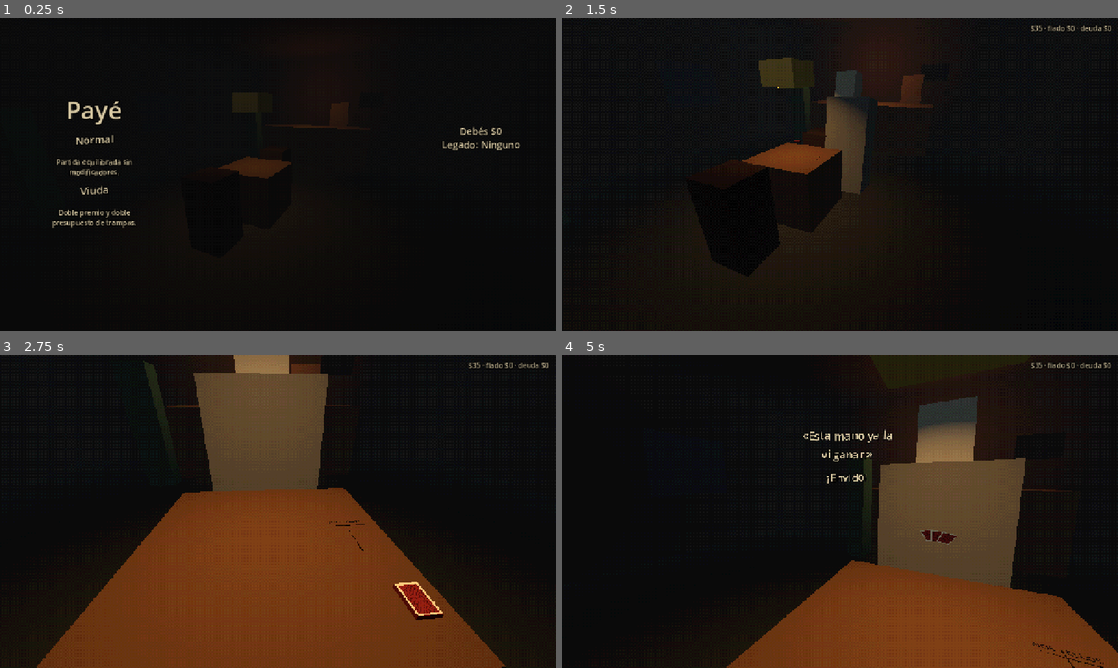
Above: before the commit, frames 1-4 (two rows, left to right).
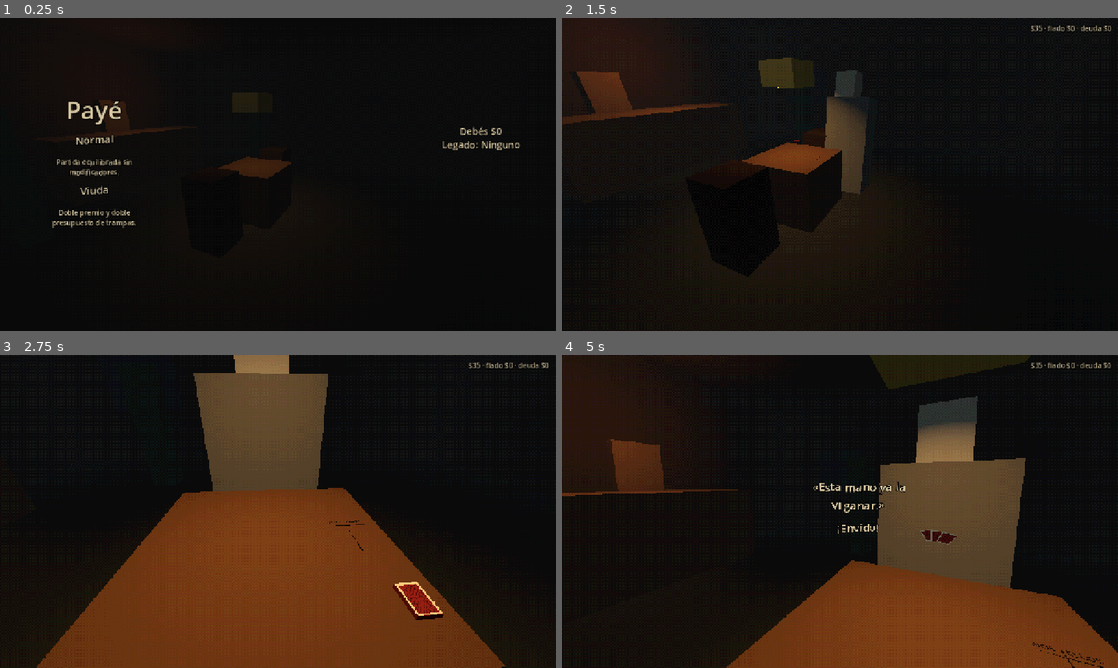
Above: after the commit, the same moments.

Repository: JoakoZarza/paye
Game: Godot game, scene res://ui/main.tscn
Two runs of this game, one before a commit and one after it. Both use one fixed random seed, a clock stepped at 60 frames per second and the inputs below.
Inputs (mouse positions are in pixels of both pictures, inside the frame that each line leads up to):
- Up to frame 1 (0.25 s): no input
- Up to frame 2 (1.5 s): click "Normal" at 0.5 s; click "Sentarse" at 1.25 s
- Up to frame 3 (2.75 s): tap Enter at 2 s; move the mouse to (400, 495) at 2.02 s; hold D from 2.03 s (still down); hold Shift from 2.03 s (still down); click (400, 495) at 2.17 s; tap Space at 2.27 s
- Up to frame 4 (5 s): release D at 2.75 s; release Shift at 2.75 s; drag from (728, 527) to (812, 574) at 2.77 s; move the mouse to (895, 442) at 3.52 s; hold D 3.53-4.25 s; tap Ctrl at 3.6 s; click (895, 442) at 3.67 s; drag from (812, 574) to (673, 464) at 4.27 s

The runs differ from the first frame. In frame 1, 0.8% of the frame differs, in the area x 13-64%, y 26-40%; in frame 2, 4.0%; in frame 3, 0.4%; in frame 4, 6.4%, in the area x 0-92%, y 0-58%.

Commit message:
feat(world): barra en la pared lateral, mantel de cinco lugares con la plata al costado, objeto de frente, diálogos al pecho y acusar en flor
Co-Authored-By: Claude Opus 5.5 <noreply@anthropic.com>

Diff:
--- a/data/i18n/ui.csv
+++ b/data/i18n/ui.csv
@@ -94,6 +94,9 @@
 UI_SHOP_REROLL,Cambiar las ofertas ($%d)
 UI_SHOP_NEXT,Seguir al bar
 UI_SHOP_BACK,Volver a la mesa
+UI_SHOP_CASH,Tenés $%d
+UI_SHOP_OWED,Debés $%d fiado
+UI_SHOP_NEXT_ENTRY,Próxima entrada $%d
 UI_DETAIL_ACTIVE,Se usa: %d por partido
 UI_DETAIL_PASSIVE,Funciona solo todo el tiempo
 UI_DETAIL_LEVEL,Nivel %s de %s
--- a/tests/tools/world_snapshot.gd
+++ b/tests/tools/world_snapshot.gd
@@ -56,6 +56,13 @@
 	for i in 5:
 		await process_frame
 	root.get_texture().get_image().save_png(out)
+	if OS.get_environment("PAYE_DEBUG") == "1":
+		for sub in root.find_children("*", "Node3D", true, false):
+			if sub is Subtitle3D:
+				var cam: Camera3D = main.camera
+				print("SUB ", sub.name, " '", sub.text, "' vis=", sub.visible_glyphs(), "/", sub.glyph_count(),
+					" pos=", sub.global_position, " behind=", cam.is_position_behind(sub.global_position),
+					" px=", cam.unproject_position(sub.global_position), " in_tree=", sub.is_visible_in_tree(), " persistent=", sub.persistent, " age=", sub._age)
 	quit()
 
 
--- a/tests/world/test_table_3d.gd
+++ b/tests/world/test_table_3d.gd
@@ -169,7 +169,7 @@
 	assert_false(cam.seated())
 	assert_eq(cam.target_marker, &"CamShop")
 	var route: Array = CameraRig.ROUTES[[&"CamSeat", &"CamShop"]]
-	assert_has(route, &"PathSide", "pasa por el costado de la mesa")
+	assert_has(route, &"PathLeft", "pasa por el costado de la mesa, hacia la barra")
 	for stop: StringName in route:
 		assert_not_null(bar.marker(String(stop)))
 	var before := cam.turn_degrees()
@@ -300,6 +300,7 @@
 	shop.inspect(items[0])
 	assert_eq(shop.inspected(), items[0])
 	assert_true(items[0].inspecting(), "levita")
+	assert_true(items[0].facing().is_equal_approx((r[1] as CameraRig).global_basis.orthonormalized()), "de frente a la vista")
 	assert_not_null(router.find_child("Buy0", true, false))
 	assert_lt((r[0] as Bar3D).get_node("LampLight").light_energy, 1.0, "el bar se oscurece")
 	shop.close_inspect()
@@ -691,3 +692,19 @@
 	assert_eq((r[0] as Bar3D).rival_pose(), &"away")
 	(router.find_child("Deck_normal", true, false) as Button).pressed.emit()
 	assert_eq((r[0] as Bar3D).rival_pose(), &"waiting", "el rival ya está, a medio sentarse")
+
+
+func test_acusar_abre_una_flor() -> void:
+	var s := _setup()
+	var screen: BaseScreen = s[1]
+	var options := [{"text": "Carta de más", "name": "Acc_A", "accusation": null},
+		{"text": "Cartas marcadas", "name": "Acc_B", "accusation": null},
+		{"text": "Cómplice", "name": "Acc_C", "accusation": null}]
+	screen.bloom(options)
+	assert_not_null(screen.find_child("Flower", true, false))
+	assert_not_null(screen.find_child("Acc_B", true, false), "cada acusación es un pétalo")
+	for c in screen._ring.get_children():
+		if c.name != "Flower":
+			assert_false((c as Control).visible, "los cantos se esconden")
+	(screen.find_child("CancelAccuse", true, false) as Button).pressed.emit()
+	assert_null(screen._flower, "cancelar cierra la flor")
--- a/ui/screen_router.gd
+++ b/ui/screen_router.gd
@@ -121,7 +121,7 @@
 		add_child(_hud)
 	move_child(_hud, get_child_count() - 1)
 	var s := rc.state if rc != null else null
-	_hud.visible = s != null
+	_hud.visible = s != null and _screen.wants_hud()
 	if s != null:
 		_hud_plain = UiText.t("UI_HUD_MONEY") % [s.money, s.fiado, s.debt]
 		_hud.text = "[right]" + RingStyle.JITTER % _hud_plain + "[/right]"
--- a/ui/screens/base_screen.gd
+++ b/ui/screens/base_screen.gd
@@ -22,6 +22,11 @@
 
 ## Fondo oscuro encima del bar 3D para leer la pantalla.
 func wants_backdrop() -> bool:
+	return true
+
+
+## Si se ve la plata en la esquina (en la tienda va sobre la barra).
+func wants_hud() -> bool:
 	return true
 
 
@@ -91,7 +96,7 @@
 		var anchor: Node3D = t[1]
 		if not is_instance_valid(c) or not is_instance_valid(anchor):
 			continue
-		var at: Vector3 = anchor.global_position + (t[2] as Vector3)
+		var at: Vector3 = anchor.global_transform * (t[2] as Vector3)
 		# Detrás de la cámara (o pegado a ella) no se ve.
 		c.visible = (cam.global_transform.affine_inverse() * at).z < -0.05
 		if not c.visible:
--- a/ui/screens/shop_screen.gd
+++ b/ui/screens/shop_screen.gd
@@ -23,8 +23,10 @@
 ## botones de cambiar ofertas y volver adelante a la derecha (metros, respecto de la barra).
 const COUNTER_TOP := 1.1
 const CLOTH_SIZE := Vector2(1.15, 0.78)
-const OFFER_X := [-0.36, 0.0, 0.36, -0.18, 0.18]
-const OWNED_X := [-0.36, 0.0]
+const OFFER_X := [-0.36, 0.0, 0.36]
+const OWNED_X := [-0.18, 0.18]
+## Afuera del mantel, a cada costado sobre la barra.
+const SIDE_X := 0.85
 const BACK_Z := -0.17
 const FRONT_Z := 0.16
 const RIGHT_X := 0.36
@@ -325,28 +327,46 @@
 	var counter := world.slot("bar_counter")
 	var s := rc.state
 	var top := counter.position + Vector3(0, COUNTER_TOP, 0)
-	_add_cloth(top)
-	if _message != "":
-		world_label(_message, counter, Vector3(0, COUNTER_TOP + 0.02, CLOTH_SIZE.y * 0.5 + 0.06), 18) \
-			.add_theme_color_override("default_color", WARN if _message_bad else GOOD)
+	var flat := Basis(Vector3.UP, counter.rotation.y)
+	_add_cloth(top, counter.rotation.y)
+	# Cinco lugares: tres ofertas atrás y tus dos lugares adelante (los vacíos, marcados).
 	for i in rc.shop.offers.size():
 		var def: AmuletDef = rc.shop.offers[i]
 		var price := rc.shop.price_of(def, s)
-		_put_item(def, "$%d" % price, false, top + Vector3(OFFER_X[i % OFFER_X.size()], 0, BACK_Z)).set_meta("offer", i)
+		var at := top + flat * Vector3(OFFER_X[i % OFFER_X.size()], 0, BACK_Z)
+		var item := _put_item(def, "$%d" % price, false, at, counter.rotation.y)
+		item.set_meta("offer", i)
 	if rc.shop.offers.is_empty():
 		world_label(UiText.t("UI_SHOP_SOLD_OUT"), counter, Vector3(0, COUNTER_TOP, BACK_Z), 18)
 	var owned := s.loadout.equipped()
-	for k in owned.size():
-		var def: AmuletDef = owned[k]
-		_put_item(def, ROMAN[s.loadout.level(def.id)], true, top + Vector3(OWNED_X[k % OWNED_X.size()], 0, FRONT_Z))
+	for k in Loadout.SLOTS:
+		var at := top + flat * Vector3(OWNED_X[k % OWNED_X.size()], 0, FRONT_Z)
+		if k < owned.size():
+			_put_item(owned[k], ROMAN[s.loadout.level(owned[k].id)], true, at, counter.rotation.y)
+		else:
+			_add_empty_spot(at, counter.rotation.y)
+	# A la izquierda del mantel, sobre la barra: tu plata. A la derecha: los botones.
+	var money: Array[String] = [UiText.t("UI_SHOP_CASH") % s.money]
+	if s.fiado > 0:
+		money.append(UiText.t("UI_SHOP_OWED") % s.fiado)
+	money.append(UiText.t("UI_SHOP_NEXT_ENTRY") % rc.economy.entry(s.round + 1))
+	world_label("\n".join(money), counter, Vector3(-SIDE_X, COUNTER_TOP, 0), 20).name = "ShopMoney"
+	if _message != "":
+		world_label(_wrap(_message), counter, Vector3(-SIDE_X, COUNTER_TOP, 0.3), 16) \
+			.add_theme_color_override("default_color", WARN if _message_bad else GOOD)
 	var cost := rc.economy.reroll_cost(s.round, rc.shop.rerolls)
 	world_button(UiText.t("UI_SHOP_REROLL") % cost, "Reroll", _reroll, counter,
-		Vector3(RIGHT_X, COUNTER_TOP, FRONT_Z - 0.03), s.money >= cost)
-	world_button(UiText.t("UI_SHOP_BACK"), "Next", _next, counter, Vector3(RIGHT_X, COUNTER_TOP, FRONT_Z + 0.08))
+		Vector3(SIDE_X, COUNTER_TOP, -0.06), s.money >= cost)
+	world_button(UiText.t("UI_SHOP_BACK"), "Next", _next, counter, Vector3(SIDE_X, COUNTER_TOP, 0.12))
+
+
+## En la barra la plata se ve sobre la barra, no en la esquina.
+func wants_hud() -> bool:
+	return world == null or not _at_counter
 
 
 ## El mantel oscuro sobre la barra.
-func _add_cloth(top: Vector3) -> void:
+func _add_cloth(top: Vector3, yaw: float) -> void:
 	var cloth := MeshInstance3D.new()
 	cloth.name = "ShopCloth"
 	var quad := QuadMesh.new()
@@ -356,7 +376,7 @@
 	material.albedo_color = Color("#1E1B18")
 	material.roughness = 1.0
 	cloth.material_override = material
-	cloth.rotation.x = -PI * 0.5
+	cloth.rotation = Vector3(-PI * 0.5, yaw, 0)
 	cloth.position = top + Vector3(0, 0.001, 0)
 	world.add_child(cloth)
 	if ps1:
@@ -364,10 +384,27 @@
 	_counter_items.append(cloth)
 
 
-func _put_item(def: AmuletDef, tag: String, is_owned: bool, at: Vector3) -> ShopItem:
+## Un lugar tuyo vacío: un recuadro apenas marcado en el mantel.
+func _add_empty_spot(at: Vector3, yaw: float) -> void:
+	var spot := MeshInstance3D.new()
+	spot.name = "EmptySpot"
+	var quad := QuadMesh.new()
+	quad.size = Vector2(0.14, 0.14)
+	spot.mesh = quad
+	var material := StandardMaterial3D.new()
+	material.albedo_color = Color("#2E2A25")
+	spot.material_override = material
+	spot.rotation = Vector3(-PI * 0.5, yaw, 0)
+	spot.position = at + Vector3(0, 0.002, 0)
+	world.add_child(spot)
+	_counter_items.append(spot)
+
+
+func _put_item(def: AmuletDef, tag: String, is_owned: bool, at: Vector3, yaw := 0.0) -> ShopItem:
 	var item := ShopItem.new()
 	item.ps1 = ps1
 	item.position = at + Vector3(0, 0.002, 0)
+	item.rotation.y = yaw
 	world.add_child(item)
 	item.setup(def, tag, is_owned, RARITY_COLORS[def.rarity])
 	item.inspect_requested.connect(inspect)
@@ -399,7 +436,7 @@
 	if cam != null and cam.is_inside_tree():
 		var view := cam.get_viewport().get_visible_rect().size
 		at = cam.project_position(view * INSPECT_SCREEN, INSPECT_DEPTH)
-	item.lift_to(at)
+	item.lift_to(at, cam.global_basis if cam != null else Basis.IDENTITY)
 	_dim(true)
 	for t in _tags:
 		(t[0] as Control).modulate.a = 0.0
--- a/ui/screens/table_screen.gd
+++ b/ui/screens/table_screen.gd
@@ -17,6 +17,10 @@
 const RING_MAX_GROW := 1.8
 ## Margen alrededor de un botón dentro del cual la cabeza se queda quieta.
 const HOLD_MARGIN := 14.0
+## La flor de acusar: radio (píxeles), cuánto tarda en abrirse cada pétalo y el desfase entre ellos.
+const PETAL_RADIUS := 190.0
+const PETAL_SECONDS := 0.25
+const PETAL_STAGGER := 0.04
 ## Si tu mano queda más abajo que esto (fracción de pantalla), los cantos no se ven.
 const HIDE_BELOW := 0.95
 
@@ -42,6 +46,8 @@
 var _player_title: Label
 var _built := false
 var _ring: Control
+## Vista 3D: las opciones de acusar abiertas como una flor alrededor de tus cartas.
+var _flower: Control
 ## Cuánto se abrió el arco para que no se pisen los cantos (1 = nada).
 var ring_grow := 1.0
 var _table3d: Table3D
@@ -472,6 +478,9 @@
 
 func _show_accuse() -> void:
 	_popup_close()
+	if _ring != null:
+		bloom(presenter.accuse_options())
+		return
 	_label(_popup_box).text = "¿De qué lo acusás?"
 	var row := HFlowContainer.new()
 	_popup_box.add_child(row)
@@ -564,6 +573,7 @@
 func _popup_close() -> void:
 	if _popup_box != null:
 		_clear(_popup_box)
+	_close_flower()
 
 
 func camera_marker() -> StringName:
@@ -572,3 +582,54 @@
 
 func wants_backdrop() -> bool:
 	return false
+
+
+# --- Flor de acusar (vista 3D) ---
+
+## Los cantos se esconden y las acusaciones se abren como pétalos desde el centro de
+## tus cartas; en el medio queda "Cancelar".
+func bloom(options: Array) -> void:
+	_close_flower()
+	for c in _ring.get_children():
+		(c as Control).visible = false
+	_flower = Control.new()
+	_flower.name = "Flower"
+	_flower.set_anchors_and_offsets_preset(Control.PRESET_FULL_RECT)
+	_flower.mouse_filter = Control.MOUSE_FILTER_IGNORE
+	_ring.add_child(_flower)
+	var center := RING_CENTER * get_viewport_rect().size
+	for i in options.size():
+		var o: Dictionary = options[i]
+		var a := -PI * 0.5 + TAU * i / options.size()
+		_petal(o["text"], o["name"], _accuse.bind(o["accusation"]), center,
+			center + Vector2(cos(a), sin(a) * 0.75) * PETAL_RADIUS, i * PETAL_STAGGER)
+	_petal("Cancelar", "CancelAccuse", _close_flower, center, center, 0.0)
+
+
+func _petal(text: String, node_name: String, callback: Callable, from: Vector2, to: Vector2, delay: float) -> void:
+	var b := ScreenTools.button(_flower, text, node_name, callback)
+	RingStyle.shakify(b)
+	var size := b.get_combined_minimum_size()
+	b.size = size
+	b.pivot_offset = size * 0.5
+	b.position = to - size * 0.5
+	if not is_inside_tree():
+		return
+	b.position = from - size * 0.5
+	b.scale = Vector2.ONE * 0.2
+	b.modulate.a = 0.0
+	var t := create_tween().set_parallel().set_trans(Tween.TRANS_BACK).set_ease(Tween.EASE_OUT)
+	t.tween_property(b, "position", to - size * 0.5, PETAL_SECONDS).set_delay(delay)
+	t.tween_property(b, "scale", Vector2.ONE, PETAL_SECONDS).set_delay(delay)
+	t.tween_property(b, "modulate:a", 1.0, PETAL_SECONDS * 0.6).set_delay(delay)
+
+
+func _close_flower() -> void:
+	if not is_instance_valid(_flower):
+		_flower = null
+		return
+	_flower.queue_free()
+	_ring.remove_child(_flower)
+	_flower = null
+	for c in _ring.get_children():
+		(c as Control).visible = true
--- a/world/bar_3d.gd
+++ b/world/bar_3d.gd
@@ -5,7 +5,7 @@
 const PLACEHOLDERS_PATH: String = "res://world/placeholders.json"
 const SLOT_NAMES: Array[String] = ["table", "chair_player", "chair_rival", "rival_base", "lamp", "rival_head", "room", "bar_counter", "door", "window", "scoreboard", "accomplice"]
 const MARKER_POSITIONS: Dictionary = {
-	"CamSeat": Vector3(0, 1.2, 0.62), "CamBar": Vector3(1.6, 1.6, 2.6), "CamShop": Vector3(0, 1.86, -2.9),
+	"CamSeat": Vector3(0, 1.2, 0.62), "CamBar": Vector3(1.6, 1.6, 2.6), "CamShop": Vector3(-2.9, 1.86, -0.3),
 	"PlayerHand": Vector3(0, 0.99, 0.43), "DealerHand": Vector3(0, 0.95, -0.42),
 	"Baza1_Player": Vector3(-0.12, 0.755, 0.08), "Baza1_Dealer": Vector3(-0.12, 0.755, -0.08),
 	"Baza2_Player": Vector3(0, 0.756, 0.08), "Baza2_Dealer": Vector3(0, 0.756, -0.08),
@@ -13,16 +13,16 @@
 	"Deck": Vector3(-0.36, 0.77, -0.32), "AmuletTray": Vector3(-0.3, 0.76, 0.3),
 	"DealerItems": Vector3(-0.24, 0.7505, -0.16),
 	"Scoreboard": Vector3(1.4, 1.8, -3.9), "TellAnchor": Vector3(0, 1.75, -0.7),
-	"SpeechAnchor": Vector3(-0.55, 1.5, -0.6),
+	"SpeechAnchor": Vector3(-0.45, 1.18, -0.55),
 	"ScoreSheet": Vector3(0.32, 0.7505, -0.08),
-	"PathStand": Vector3(0, 1.6, 1.05), "PathSide": Vector3(1.25, 1.6, 0.7), "PathCounter": Vector3(0.9, 1.6, -1.6),
+	"PathStand": Vector3(0, 1.6, 1.05), "PathSide": Vector3(1.25, 1.6, 0.7), "PathLeft": Vector3(-1.3, 1.65, 0.55),
 }
 ## Grados (x = mirar arriba/abajo, y = girar). Sin entrada: mira hacia -Z.
 const MARKER_ROTATIONS: Dictionary = {
-	"CamSeat": Vector2(-17, 0), "CamBar": Vector2(-18, 25), "CamShop": Vector2(-62, 0),
+	"CamSeat": Vector2(-17, 0), "CamBar": Vector2(-18, 25), "CamShop": Vector2(-62, 90),
 	# Los diálogos del rival, como un cartel un poco girado hacia vos.
 	"SpeechAnchor": Vector2(6, 25),
-	"PathStand": Vector2(-15, 0), "PathSide": Vector2(-10, 20), "PathCounter": Vector2(-12, 10),
+	"PathStand": Vector2(-15, 0), "PathSide": Vector2(-10, 20), "PathLeft": Vector2(-20, 70),
 }
 
 ## Se fija antes de entrar al árbol: los huecos aplican el filtro PS1 al cargar.
@@ -135,7 +135,7 @@
 	# Una luz baja sobre la barra, para ver lo que se vende.
 	var counter := OmniLight3D.new()
 	counter.name = "CounterLight"
-	counter.position = Vector3(0, 2.0, -3.0)
+	counter.position = Vector3(-2.9, 2.0, -0.3)
 	counter.light_color = Color("#ffc77a")
 	counter.light_energy = 1.3
 	counter.omni_range = 2.6
--- a/world/bar_life.gd
+++ b/world/bar_life.gd
@@ -12,9 +12,9 @@
 ## Distancia a la que dos almas que se cruzan se quedan mirando.
 const MEET := 1.3
 ## Recorrido por las orillas del bar, lejos de la mesa.
-const WAYPOINTS := [Vector3(-2.6, 0, 1.6), Vector3(-2.9, 0, -0.9), Vector3(-1.6, 0, -2.6),
+const WAYPOINTS := [Vector3(-2.2, 0, 1.9), Vector3(-2.2, 0, -1.6), Vector3(-1.6, 0, -2.7),
 	Vector3(1.9, 0, -2.5), Vector3(2.8, 0, 1.4), Vector3(1.2, 0, 3.1), Vector3(-1.0, 0, 3.2)]
-const BARTENDER_AT := Vector3(0.5, 0, -3.88)
+const BARTENDER_AT := Vector3(-3.88, 0, -0.3)
 const BARTENDER_SIZE := Vector3(0.5, 1.75, 0.25)
 const BARTENDER_SWAY := 0.45
 const BARTENDER_PERIOD := 7.0
@@ -31,7 +31,7 @@
 func _ready() -> void:
 	_rng.seed = 2718
 	bartender = _figure("bartender", "Bartender", BARTENDER_SIZE, Color("#5C3A22"), BARTENDER_AT)
-	bartender.rotation.y = PI
+	bartender.rotation.y = PI * 0.5
 	for i in SOUL_COUNT:
 		var start: Vector3 = WAYPOINTS[(i * 2) % WAYPOINTS.size()]
 		var soul := _figure("soul", "Soul%d" % i, SOUL_SIZE, SOUL_COLOR, start)
@@ -69,7 +69,7 @@
 ## Un paso de vida del bar (separado para los tests).
 func step(delta: float) -> void:
 	_time += delta
-	bartender.position.x = BARTENDER_AT.x + sin(_time * TAU / BARTENDER_PERIOD) * BARTENDER_SWAY
+	bartender.position.z = BARTENDER_AT.z + sin(_time * TAU / BARTENDER_PERIOD) * BARTENDER_SWAY
 	for i in souls.size():
 		var soul := souls[i]
 		if _wait[i] > 0.0:
--- a/world/camera_rig.gd
+++ b/world/camera_rig.gd
@@ -57,10 +57,10 @@
 const ROUTES := {
 	[&"CamBar", &"CamSeat"]: [&"PathSide", &"PathStand"],
 	[&"CamSeat", &"CamBar"]: [&"PathStand", &"PathSide"],
-	[&"CamSeat", &"CamShop"]: [&"PathStand", &"PathSide", &"PathCounter"],
-	[&"CamShop", &"CamSeat"]: [&"PathCounter", &"PathSide", &"PathStand"],
-	[&"CamShop", &"CamBar"]: [&"PathCounter", &"PathSide"],
-	[&"CamBar", &"CamShop"]: [&"PathSide", &"PathCounter"],
+	[&"CamSeat", &"CamShop"]: [&"PathStand", &"PathLeft"],
+	[&"CamShop", &"CamSeat"]: [&"PathLeft", &"PathStand"],
+	[&"CamShop", &"CamBar"]: [&"PathLeft", &"PathStand"],
+	[&"CamBar", &"CamShop"]: [&"PathStand", &"PathLeft"],
 }
 
 var bar: Bar3D
--- a/world/placeholders.json
+++ b/world/placeholders.json
@@ -6,9 +6,9 @@
   "rival_head": {"asset_name": "head_alma", "position": [0, 1.3, -0.7], "size": [0.26, 0.3, 0.26], "color": "#B8AE98", "rotation_y": 0},
   "lamp": {"position": [0, 1.55, 0], "size": [0.4, 0.25, 0.4], "color": "#D9A54A", "rotation_y": 0},
   "room": {"position": [0, 0, 0], "size": [8, 3, 8], "color": "#2A1A12", "rotation_y": 0, "inside": true},
-  "bar_counter": {"position": [0, 0, -3.3], "size": [3, 1.1, 0.9], "color": "#5C3A22", "rotation_y": 0},
+  "bar_counter": {"position": [-3.3, 0, -0.3], "size": [3, 1.1, 0.9], "color": "#5C3A22", "rotation_y": 90},
   "door": {"position": [3.95, 0, 0.5], "size": [0.9, 2.1, 0.1], "color": "#2A1A12", "rotation_y": 90},
-  "window": {"position": [-3.95, 1.0, -1.5], "size": [1.2, 1, 0.1], "color": "#1B2738", "rotation_y": 90},
+  "window": {"position": [-2.2, 1.0, -3.95], "size": [1.2, 1, 0.1], "color": "#1B2738", "rotation_y": 0},
   "scoreboard": {"position": [1.4, 1.6, -3.95], "size": [0.6, 0.4, 0.05], "color": "#0E0C0B", "rotation_y": 0},
   "accomplice": {"position": [0.55, 0, 1.6], "size": [0.5, 1.75, 0.35], "color": "#6B665E", "rotation_y": 200, "hidden": true}
 }
--- a/world/shop_item.gd
+++ b/world/shop_item.gd
@@ -27,7 +27,9 @@
 var model: AssetSlot
 var _rest: Transform3D
 var _levitating := false
-var _base_y := 0.0
+var _lift_at := Vector3.ZERO
+var _face := Basis.IDENTITY
+var _spin := 0.0
 var _time := 0.0
 var _tween: Tween
 var _light: OmniLight3D
@@ -96,8 +98,12 @@
 
 
 ## Se levanta hasta at (en el mundo) y queda levitando y girando.
-func lift_to(at: Vector3) -> void:
+## Se levanta hasta at (en el mundo), se pone de frente a la vista (face: la orientación
+## de la cámara) y queda levitando, girando sobre su propio eje vertical.
+func lift_to(at: Vector3, face := Basis.IDENTITY) -> void:
 	_rest = model.global_transform
+	_face = face.orthonormalized()
+	_spin = 0.0
 	if _tween != null:
 		_tween.kill()
 	_light = OmniLight3D.new()
@@ -106,15 +112,19 @@
 	_light.omni_range = 0.5
 	# Colgada del cartel, no del objeto: así no gira con él.
 	add_child(_light)
-	_light.global_position = at + LIGHT_OFFSET
+	_light.global_position = at + _face * LIGHT_OFFSET
 	_levitating = true
 	_time = 0.0
-	_base_y = at.y
+	_lift_at = at
 	if not is_inside_tree():
-		model.global_position = at
+		model.global_transform = Transform3D(_face, at)
 		return
 	_tween = create_tween().set_trans(Tween.TRANS_SINE).set_ease(Tween.EASE_OUT)
-	_tween.tween_property(model, "global_position", at, MOVE_SECONDS)
+	_tween.tween_method(_blend_to.bind(_rest, Transform3D(_face, at)), 0.0, 1.0, MOVE_SECONDS)
+
+
+func _blend_to(t: float, from: Transform3D, to: Transform3D) -> void:
+	model.global_transform = from.interpolate_with(to, t)
 
 
 ## Vuelve a apoyarse donde estaba.
@@ -129,17 +139,22 @@
 	if instant or not is_inside_tree():
 		model.global_transform = _rest
 		return
-	_tween = create_tween().set_parallel().set_trans(Tween.TRANS_SINE).set_ease(Tween.EASE_IN_OUT)
-	_tween.tween_property(model, "global_position", _rest.origin, MOVE_SECONDS)
-	_tween.tween_property(model, "rotation", Vector3.ZERO, MOVE_SECONDS)
+	_tween = create_tween().set_trans(Tween.TRANS_SINE).set_ease(Tween.EASE_IN_OUT)
+	_tween.tween_method(_blend_to.bind(model.global_transform, _rest), 0.0, 1.0, MOVE_SECONDS)
+
+
+## De frente a la vista: el eje vertical del objeto es el de la cámara.
+func facing() -> Basis:
+	return _face
 
 
 func _process(delta: float) -> void:
 	if not _levitating or (_tween != null and _tween.is_running()):
 		return
 	_time += delta
-	model.rotation.y = fmod(model.rotation.y + SPIN * delta, TAU)
-	model.global_position.y = _base_y + sin(_time * BOB_SPEED) * BOB
+	_spin = fmod(_spin + SPIN * delta, TAU)
+	var bob := _face.y * sin(_time * BOB_SPEED) * BOB
+	model.global_transform = Transform3D(_face * Basis(Vector3.UP, _spin), _lift_at + bob)
 
 
 func _on_input(_camera: Node, event: InputEvent, _pos: Vector3, _normal: Vector3, _shape: int) -> void:
Not shown, changed: docs/plans/2026-11-02-plan-7-mesa-3d.md
